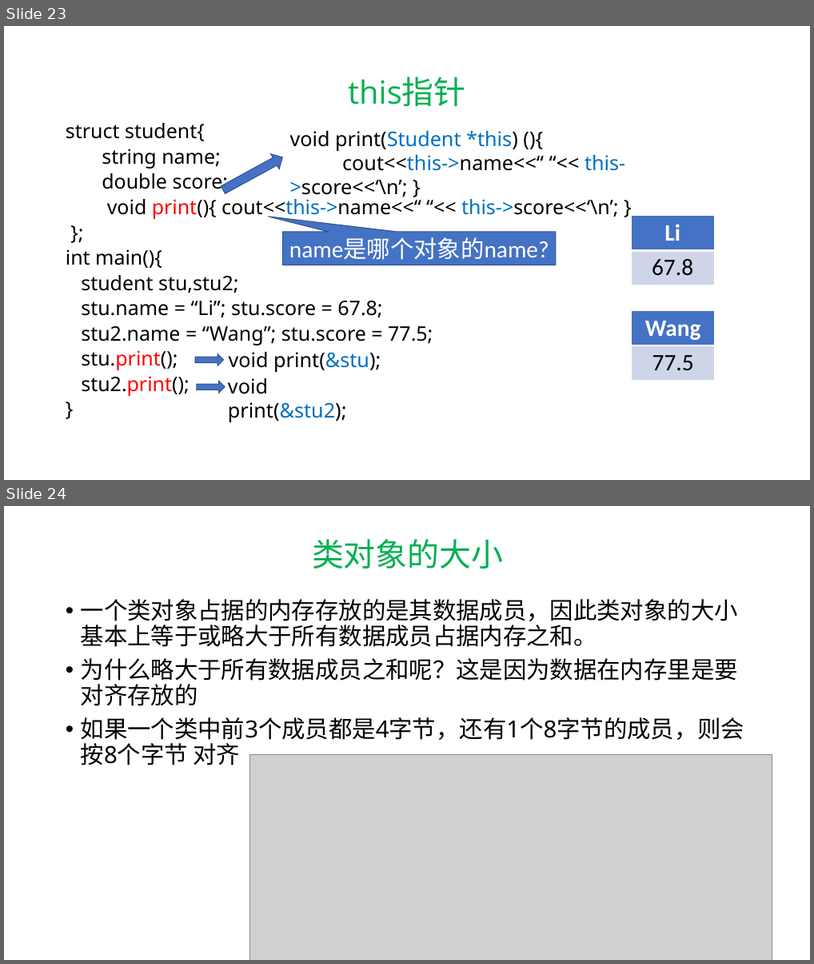
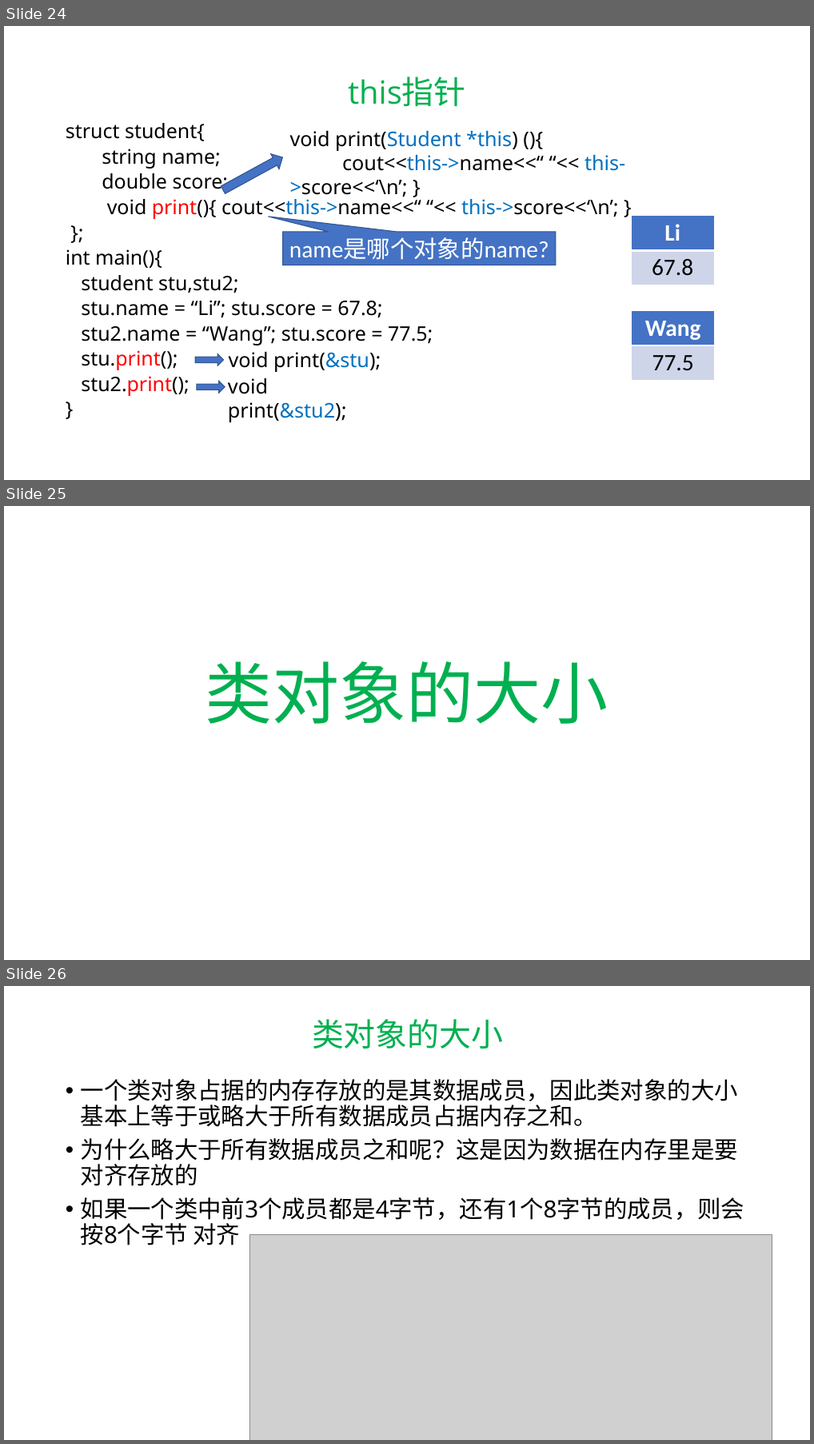
Before and after one commit to hwdong-net/cplusplus17, a slide deck: ppt/第7章 类和对象.pptx. Shown one above the other, each under a label of ours: slides 23 and 24 before the commit, slides 24, 25 and 26 after it. The pictures are 814x964 and 814x1444 pixels, drawn with LibreOffice and Linux fonts; fonts in the diff are those of the drawing; grey boxes stand for pictures. Boxes give left, top, right and bottom in pixels: in the first picture for what was removed or moved away, otherwise in the second. Text is boxed around its words. In the diff, an @@ line names an element or a change of style, - is before the commit and + after.

```diff
--- a/ppt/第7章 类和对象.pptx
+++ b/ppt/第7章 类和对象.pptx
@@ slide 25 added at box(4, 506, 810, 960), background #FFFFFF @@
@@ title added at box(206, 661, 609, 724), 80 pt, text #00B050 @@
+类对象的大小
@@ what was slide 23 is now slide 24 @@
@@ what was slide 24 is now slide 26 @@
```
Also in this commit, not shown: 17 slides changed, 8 other slides added.
